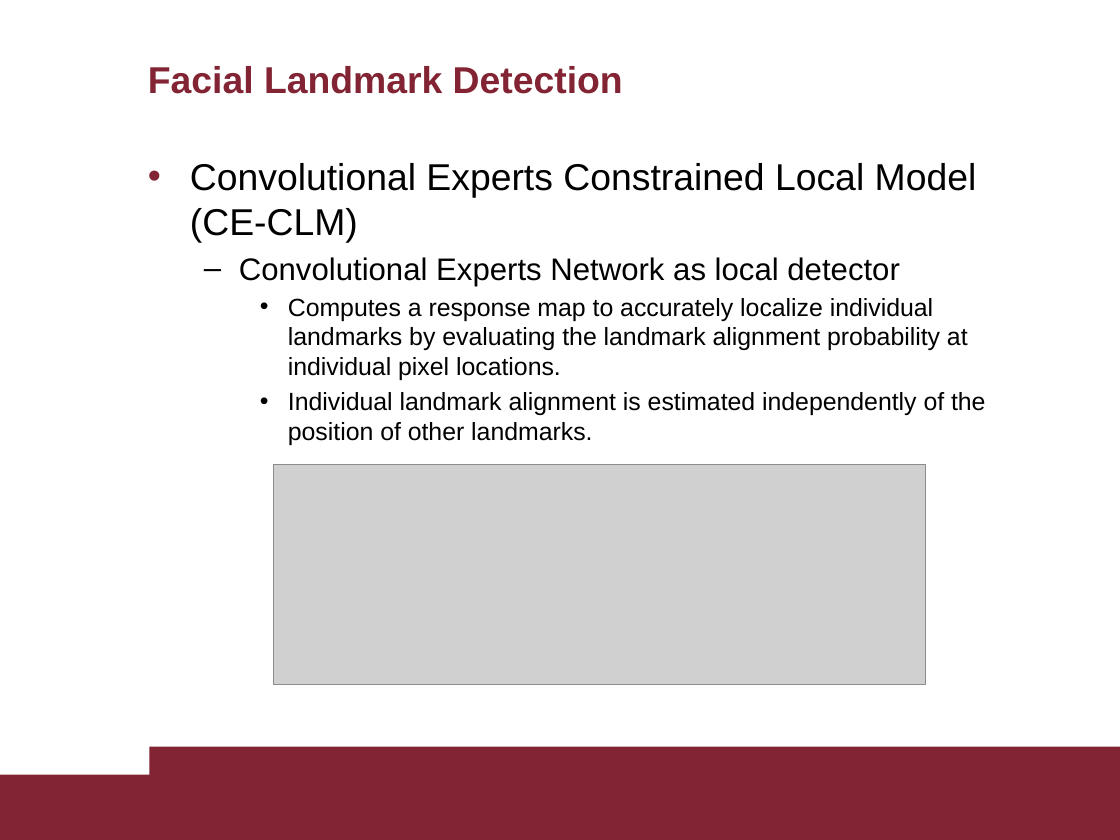
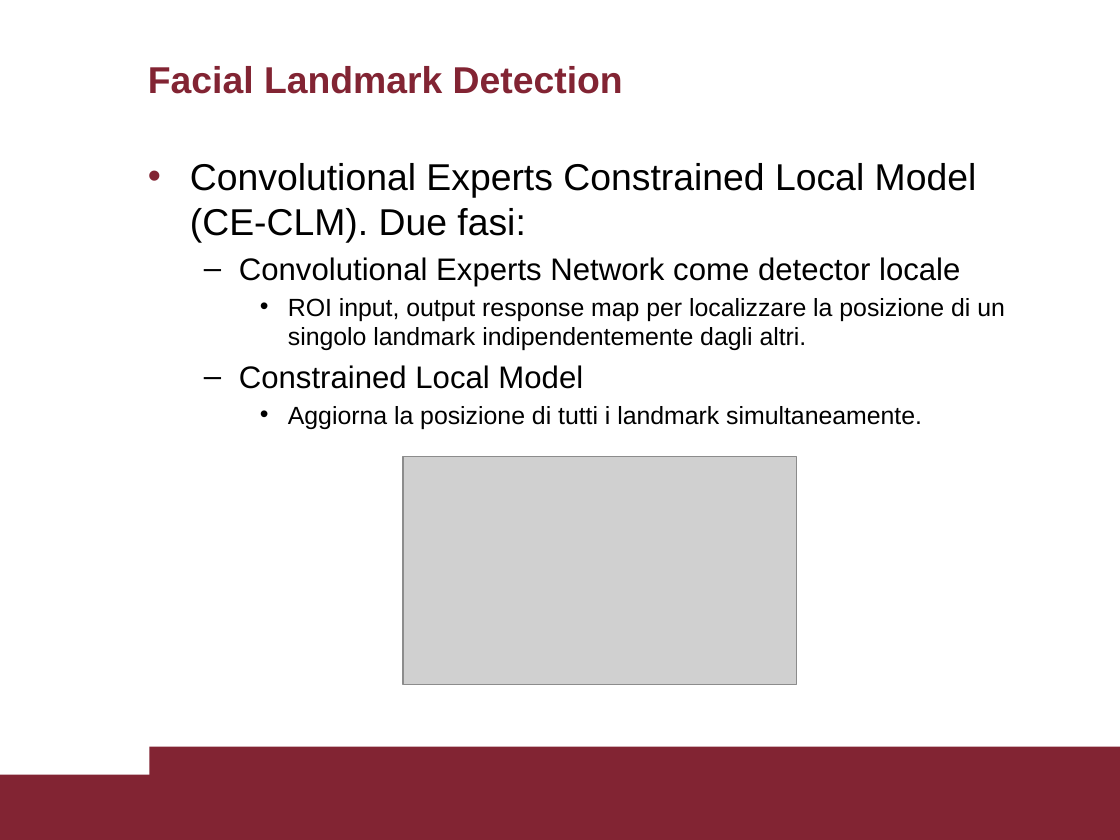
Before and after one commit to AscaL/thesis, a slide deck: slide 9 of Tesi Emanuele Orfanelli 1383726.pptx (slide 10 before the commit). Drawn at 1120x840 pixels with LibreOffice and Linux fonts; fonts in the diff are those of the drawing; grey boxes stand for pictures. Boxes give left, top, right and bottom in pixels: in the first picture for what was removed or moved away, otherwise in the second. Text is boxed around its words. In the diff, an @@ line names an element or a change of style, - is before the commit and + after.

Commit message:
ppt

```diff
--- a/Tesi Emanuele Orfanelli 1383726.pptx
+++ b/Tesi Emanuele Orfanelli 1383726.pptx
@@ text at box(190, 163, 1005, 429): text changed @@
-• Convolutional Experts Constrained Local Model (CE-CLM)
-  – Convolutional Experts Network as local detector
-    • Computes a response map to accurately localize individual landmarks by evaluating the landmark alignment probability at individual pixel locations.
-    • Individual landmark alignment is estimated independently of the position of other landmarks.
+• Convolutional Experts Constrained Local Model (CE-CLM). Due fasi:
+  – Convolutional Experts Network come detector locale
+    • ROI input, output response map per localizzare la posizione di un singolo landmark indipendentemente dagli altri.
+  – Constrained Local Model
+    • Aggiorna la posizione di tutti i landmark simultaneamente.
@@ picture: place and size @@
-picture at box(273, 464, 925, 684)
+picture at box(403, 457, 796, 684)
```
Also in this commit, not shown: 22 other slides changed, 1 slide added, 3 slides removed, 1 other file.
